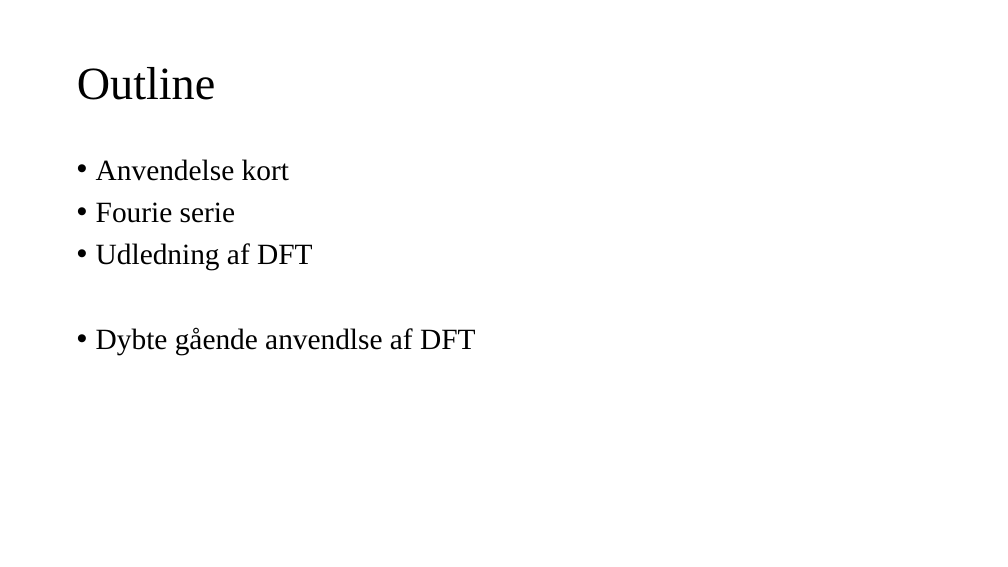
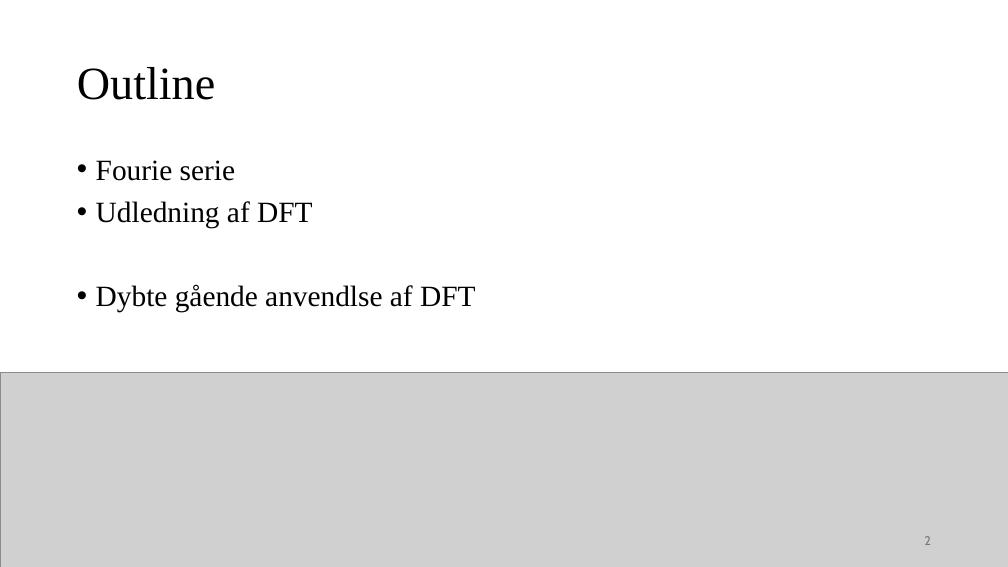
Before and after one commit to Mikkelnn/ESD5-Courses, a slide deck: slide 2 of DSP/Ditte-Powerpoints/dspExamQ7.pptx. Drawn at 1008x567 pixels with LibreOffice and Linux fonts; fonts in the diff are those of the drawing; grey boxes stand for pictures. Boxes give left, top, right and bottom in pixels: in the first picture for what was removed or moved away, otherwise in the second. Text is boxed around its words. In the diff, an @@ line names an element or a change of style, - is before the commit and + after.

```diff
--- a/DSP/Ditte-Powerpoints/dspExamQ7.pptx
+++ b/DSP/Ditte-Powerpoints/dspExamQ7.pptx
@@ text at bbox=[96, 159, 289, 181]: paragraph removed @@
-• Anvendelse kort
@@ picture added at bbox=[0, 373, 1008, 567] @@
@@ page number added at bbox=[924, 536, 931, 545], 12 pt, text #797979 @@
+2
```
Also in this commit, not shown: 8 other slides changed, 5 slides added, 5 slides removed, 10 other files.
